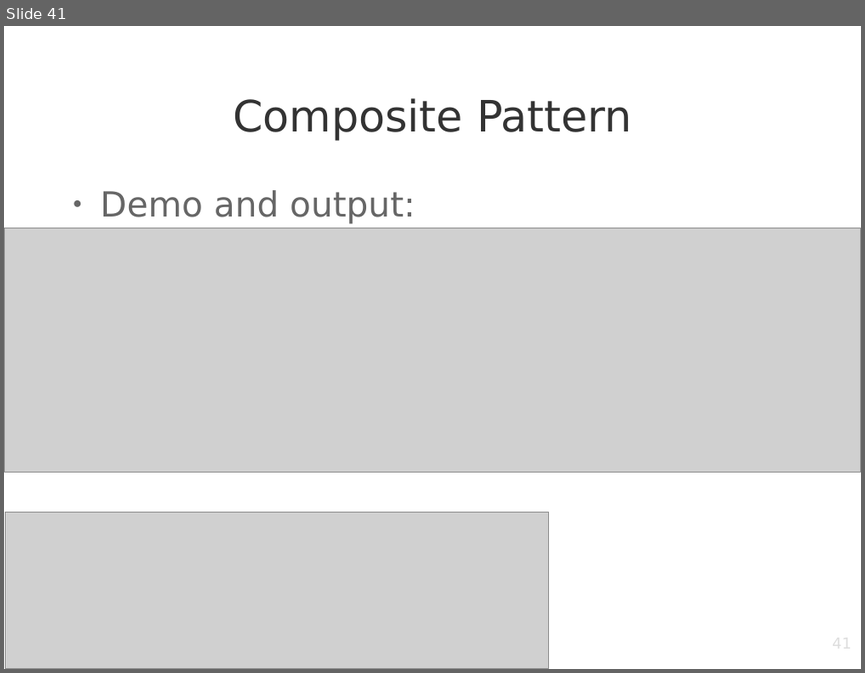
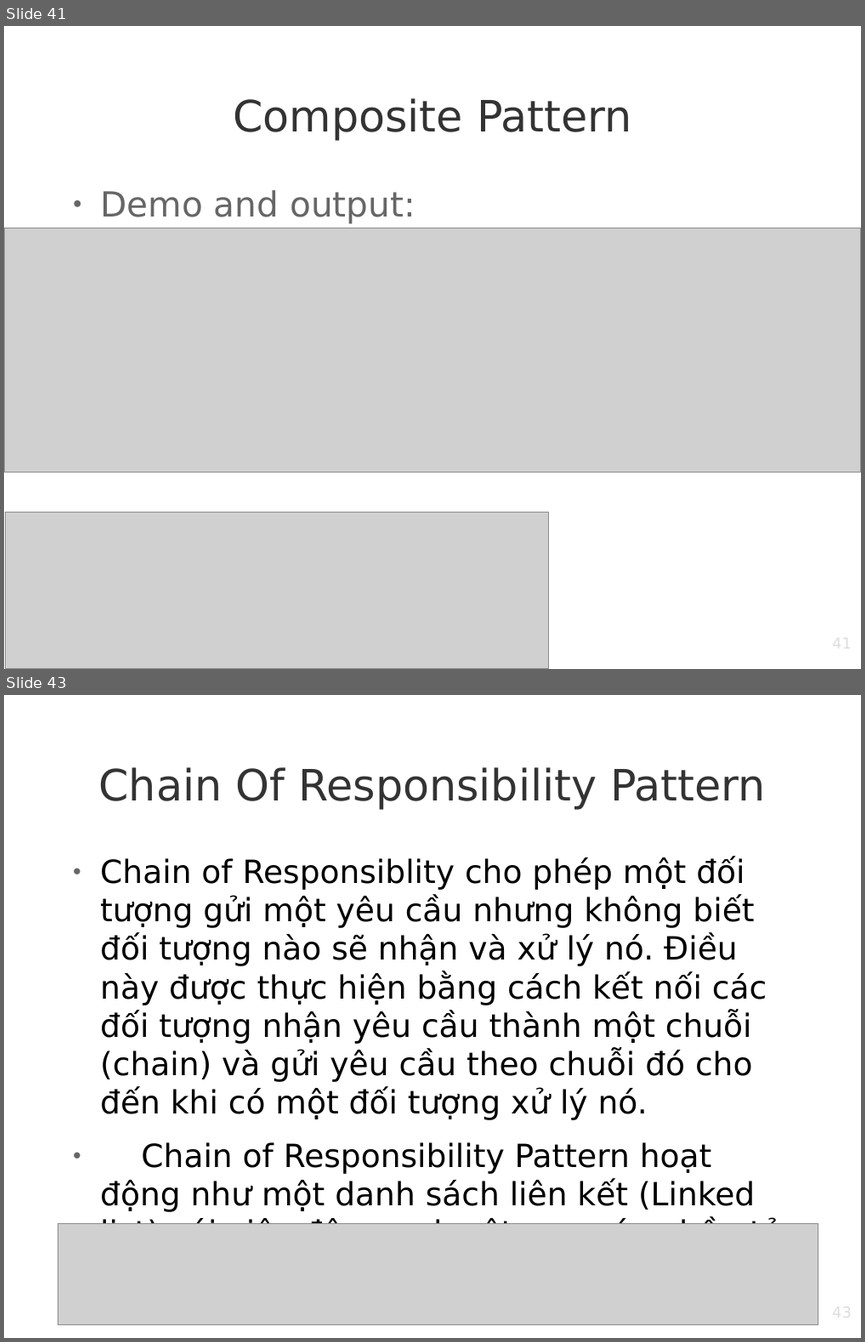
Before and after one commit to hatrunguet98/application-demo-java, a slide deck: DesignPattern.odp. Shown one above the other, each under a label of ours: slide 41 before the commit, slides 41 and 43 after it; the slides between them are not shown. The pictures are 865x673 and 865x1342 pixels, drawn with LibreOffice and Linux fonts; fonts in the diff are those of the drawing; grey boxes stand for pictures; background and template pictures are left out. Boxes give left, top, right and bottom in pixels: in the first picture for what was removed or moved away, otherwise in the second. Text is boxed around its words. In the diff, an @@ line names an element or a change of style, - is before the commit and + after.

```diff
--- a/DesignPattern.odp
+++ b/DesignPattern.odp
@@ slide 43 added at (x1=4, y1=695, x2=861, y2=1338), background picture (left out) @@
@@ title added at (x1=99, y1=767, x2=765, y2=810), 40 pt, text #333333 @@
+Chain Of Responsibility Pattern
@@ text added at (x1=100, y1=857, x2=783, y2=1224), 29.6 pt, text #000000 @@
+● Chain of Responsiblity cho phép một đối tượng gửi một yêu cầu nhưng không biết đối tượng nào sẽ nhận và xử lý nó. Điều này được thực hiện bằng cách kết nối các đối tượng nhận yêu cầu thành một chuỗi (chain) và gửi yêu cầu theo chuỗi đó cho đến khi có một đối tượng xử lý nó.
+● Chain of Responsibility Pattern hoạt động như một danh sách liên kết (Linked list) với việc đệ quy duyệt qua các phần tử (recursive traversal).
@@ picture added at (x1=58, y1=1224, x2=818, y2=1325) @@
@@ page number added at (x1=653, y1=1303, x2=852, y2=1338), 14 pt, text #DDDDDD @@
+43
```
Also in this commit, not shown: 2 slides changed, 6 other slides added, 17 other files.
